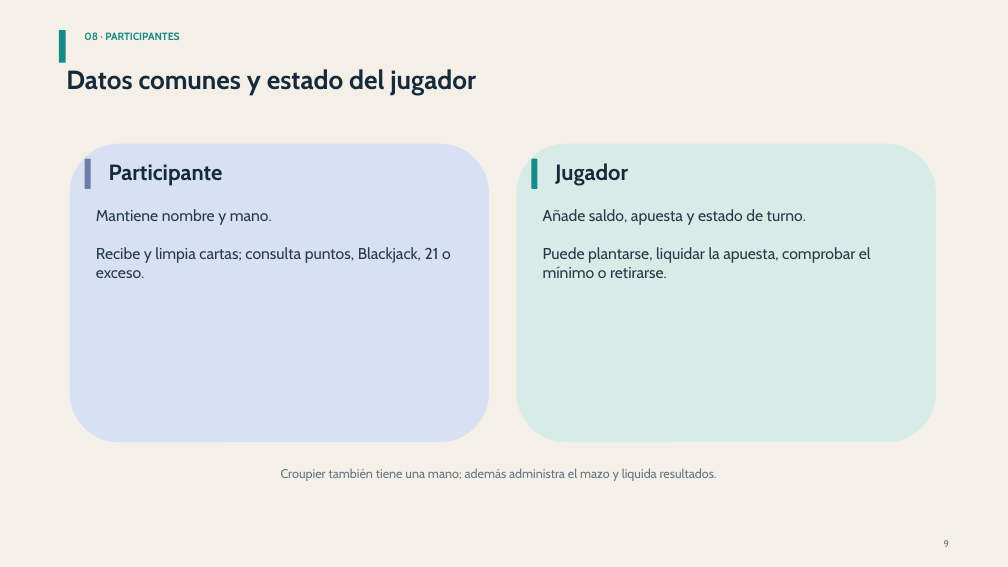
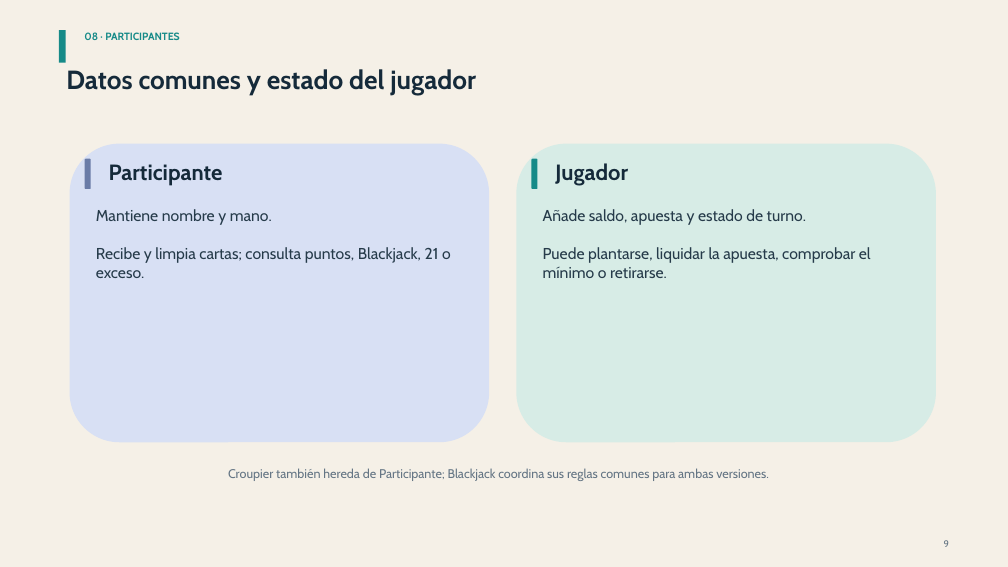
Before and after one commit to Sebastian1247/Juego_Baraja, a slide deck: slide 9 of docs/Presentacion_Blackjack_Diseno.pptx. Drawn at 1008x567 pixels with LibreOffice and Linux fonts; fonts in the diff are those of the drawing. Boxes give left, top, right and bottom in pixels: in the first picture for what was removed or moved away, otherwise in the second. Text is boxed around its words. In the diff, an @@ line names an element or a change of style, - is before the commit and + after.

Commit message:
La presentación refleja la abstracción Blackjack para versionamiento de 1 o varios jugadores

```diff
--- a/docs/Presentacion_Blackjack_Diseno.pptx
+++ b/docs/Presentacion_Blackjack_Diseno.pptx
@@ text at (x1=228, y1=468, x2=769, y2=481): text changed @@
-Croupier también tiene una mano; además administra el mazo y liquida resultados.
+Croupier también hereda de Participante; Blackjack coordina sus reglas comunes para ambas versiones.
```
Also in this commit, not shown: 7 other slides changed.
